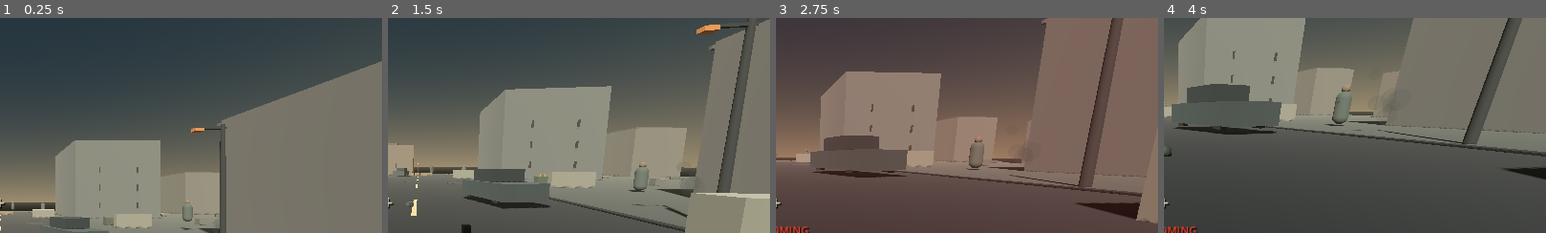
Above: before the commit, frames 1-4 (left to right).
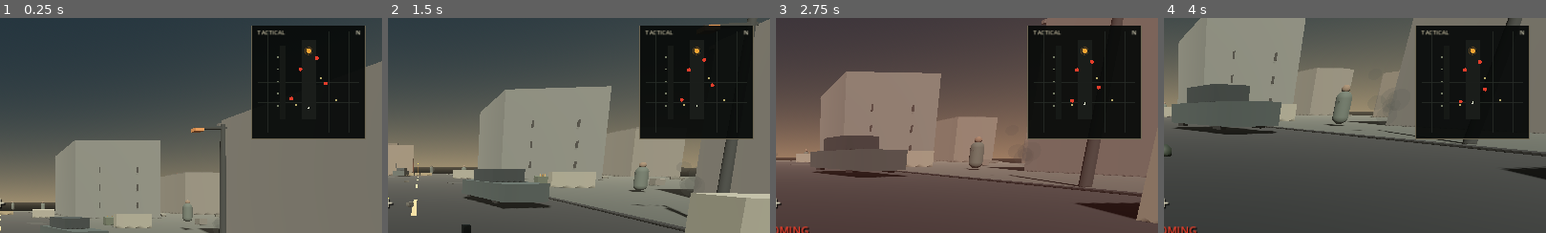
Above: after the commit, the same moments.

Repository: Liladizilla/operation-blackout
Game: Godot game, scene res://scenes/main.tscn
The game is run twice, just before and just after one commit, with the same random seed, the same clock (stepped at 60 frames per second) and the same inputs.
Inputs (mouse positions are % of the whole screen's width and height, from its top left):
- Up to frame 1 (0.25 s): no input
- Up to frame 2 (1.5 s): tap Enter at 0.5 s; move the mouse to (55, 50) at 0.52 s; hold W (move_forward) from 0.53 s (still down); tap Ctrl (crouch) at 0.6 s; click (55, 50) at 0.67 s; tap Space (jump) at 0.77 s; move the mouse to (45, 50) at 1.27 s; tap F (interact) at 1.35 s; click (45, 50) at 1.42 s
- Up to frame 3 (2.75 s): keep holding W (move_forward); tap Space (jump) at 1.52 s; move the mouse to (52, 48) at 2.02 s; tap Z (prone) at 2.1 s; click (52, 48) at 2.17 s
- Up to frame 4 (4 s): keep holding W (move_forward); move the mouse to (49, 52) at 2.77 s; tap Shift (sprint) at 2.85 s; click (49, 52) at 2.92 s; tap Space (jump) at 3.02, 3.77 s; move the mouse to (57, 51) at 3.52 s; tap G (throw_grenade) at 3.6 s; click (57, 51) at 3.67 s
The pictures show only the part of the screen within x 50-100%, y 7-57%; the shares and areas given below are measured in that part.

The runs differ from the first frame. In frame 1, 16% of the frame differs, in the area x 65-96%, y 3-57%; in frame 2, 16%; in frame 3, 15%; in frame 4, 15%.

Commit message:
Integrate tactical minimap into combat HUD

Diff:
--- a/scripts/hud.gd
+++ b/scripts/hud.gd
@@ -21,6 +21,7 @@
 var mission_panel: PanelContainer
 var stamina_label: Label
 var navigation_label: Label
+var tactical_minimap: Control
 var navigation_update_timer := 0.0
 
 func initialize(scene: Node, player: Node) -> void:
@@ -82,6 +83,16 @@
     navigation_label.offset_bottom = 50
     navigation_label.horizontal_alignment = HORIZONTAL_ALIGNMENT_RIGHT
     root.add_child(navigation_label)
+    tactical_minimap = Control.new()
+    tactical_minimap.name = "TacticalMinimap"
+    tactical_minimap.set_script(load("res://scripts/tactical_minimap.gd"))
+    tactical_minimap.set_anchors_and_offsets_preset(Control.PRESET_TOP_RIGHT)
+    tactical_minimap.offset_left = -218.0
+    tactical_minimap.offset_right = -28.0
+    tactical_minimap.offset_top = 64.0
+    tactical_minimap.offset_bottom = 254.0
+    tactical_minimap.mouse_filter = Control.MOUSE_FILTER_IGNORE
+    root.add_child(tactical_minimap)
     ammo_label = _label("30 / 120", 28, Color(0.92,0.90,0.82))
     ammo_label.anchor_left = 1
     ammo_label.anchor_right = 1
